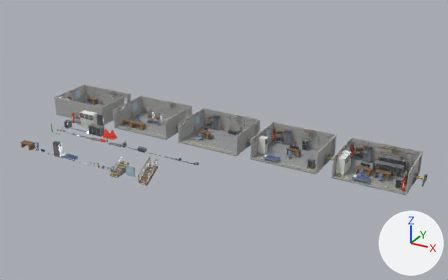
The Blender file game-assets/final-built-assets/basement/Basement_Levels.blend, before and after one commit.
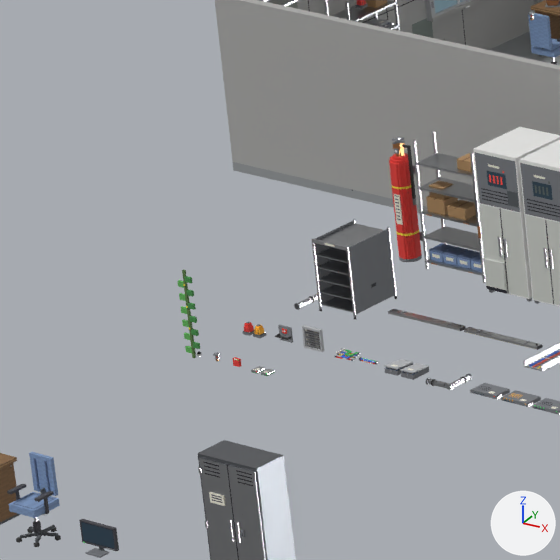
The first picture shows the older version from a camera (50 mm lens) standing at (55.0, -54.0, 31.4) and looking at (22.9, 4.4, 2.1). The close-ups show the older and then the newer version on the part from 7% to 20% of the width and 35% to 55% of the height of that picture. Only the edits that show in the close-ups are written down. Lighting does not change. The marker at lower right points along +X, +Y and +Z.

The first close-up shows 'ACUnit_Broken', 'ACUnit_Off', 'BatteryRackFrame', 'Chair', 'L1_Chair', 'MetalShelf', 'Monitor', 'Room_Basement_Floor', 'Room_Basement_Wall_Back.001', 'Room_Basement_Wall_Left', 'StorageCabinet', 'SuppressionTank' and 29 more.
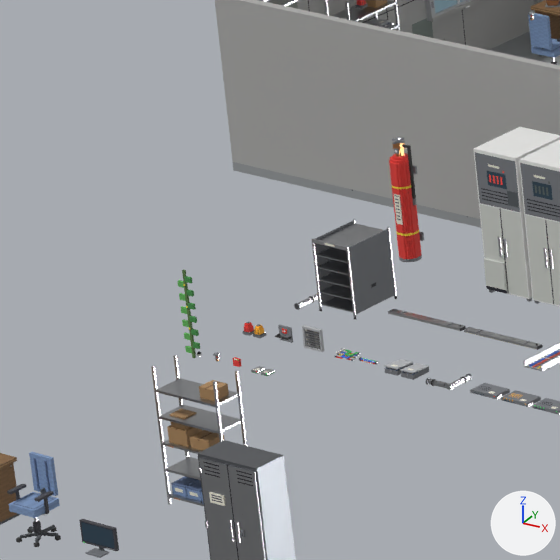
What differs and where, as boxes [x1, y1, x2, y2] in the close-ups (560 x 560 px):
'MetalShelf', moved: before [413, 131, 486, 283]; after [151, 355, 247, 506]

Diff of the bpy script that builds the scene:
```diff
--- a/game-assets/final-built-assets/basement/Basement_Levels.blend.py
+++ b/game-assets/final-built-assets/basement/Basement_Levels.blend.py
@@ ob_metalshelf @@
 ob_metalshelf = bpy.data.objects.new('MetalShelf', me_metalshelf)
-ob_metalshelf.location = (1.06, 3.92, 0.0)
+ob_metalshelf.location = (3.39, -3.34, 0.0)
```
